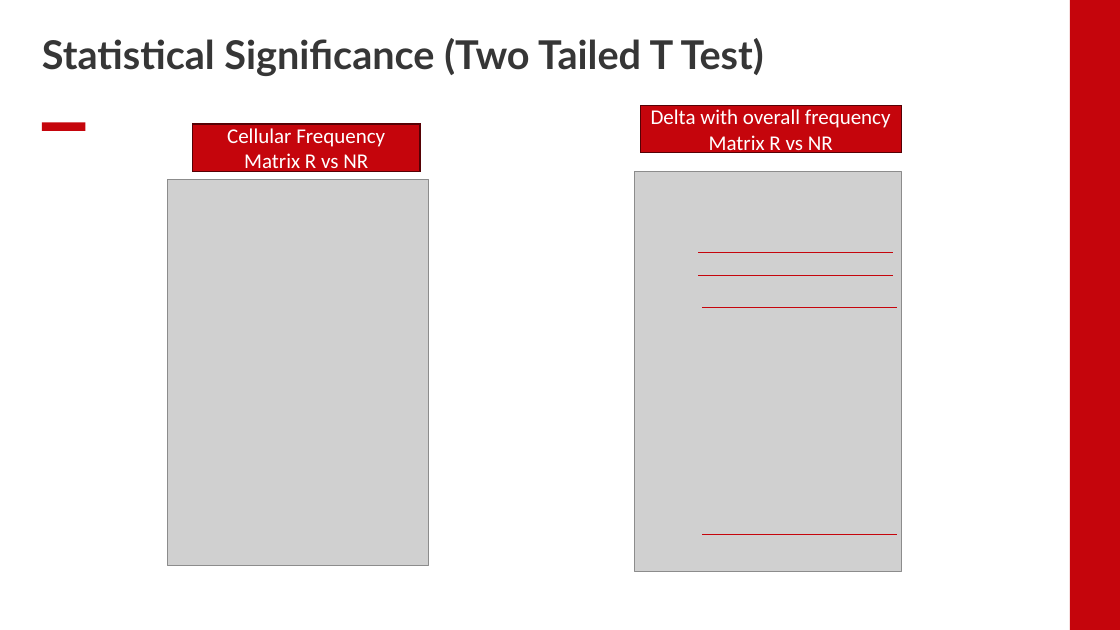
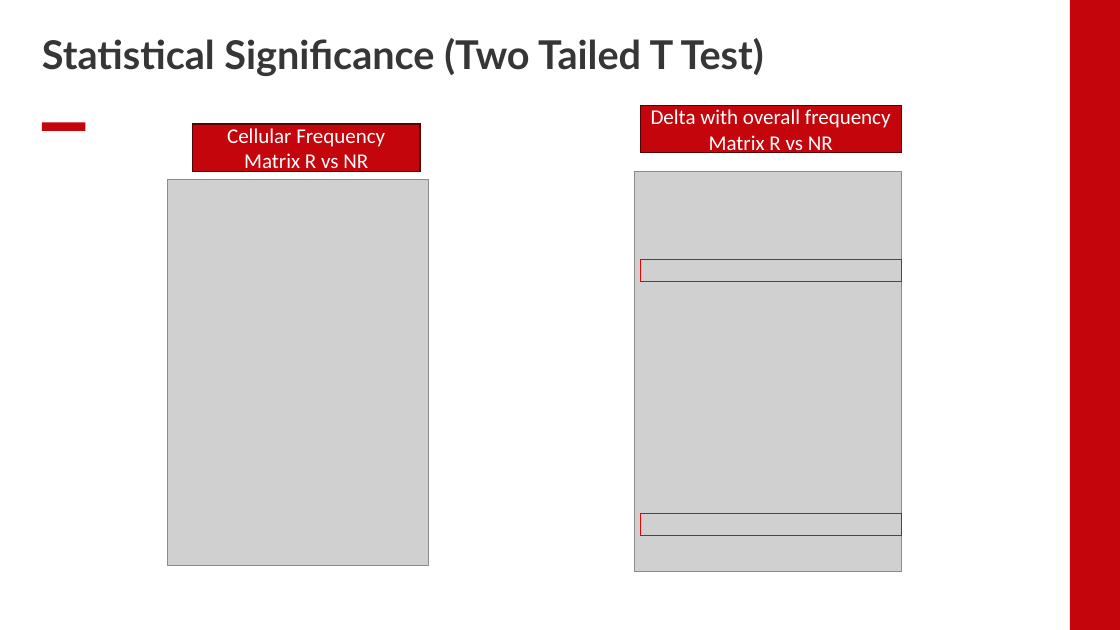
Before and after one commit to EDJohns/2025-Dinh-Lab-Research-Project, a slide deck: slide 10 of Shapiro 2025 Project/Weekly Updates/Week 6 Updates.pptx (slide 9 before the commit). Drawn at 1120x630 pixels with LibreOffice and Linux fonts; fonts in the diff are those of the drawing; grey boxes stand for pictures; background and template pictures are left out. Boxes give left, top, right and bottom in pixels: in the first picture for what was removed or moved away, otherwise in the second. Text is boxed around its words. In the diff, an @@ line names an element or a change of style, - is before the commit and + after.

```diff
--- a/Shapiro 2025 Project/Weekly Updates/Week 6 Updates.pptx
+++ b/Shapiro 2025 Project/Weekly Updates/Week 6 Updates.pptx
@@ rectangle added at <box>640,260,902,281</box>, outline #EE0000 1 pt @@
@@ line removed from (698, 252) to (893, 252) @@
@@ line removed from (698, 276) to (893, 276) @@
@@ line removed from (702, 308) to (897, 308) @@
@@ rectangle added at <box>640,513,902,535</box>, outline #EE0000 1 pt @@
@@ line removed from (702, 534) to (897, 534) @@
```
Also in this commit, not shown: 2 other slides changed, 5 slides added, 3 slides removed.
